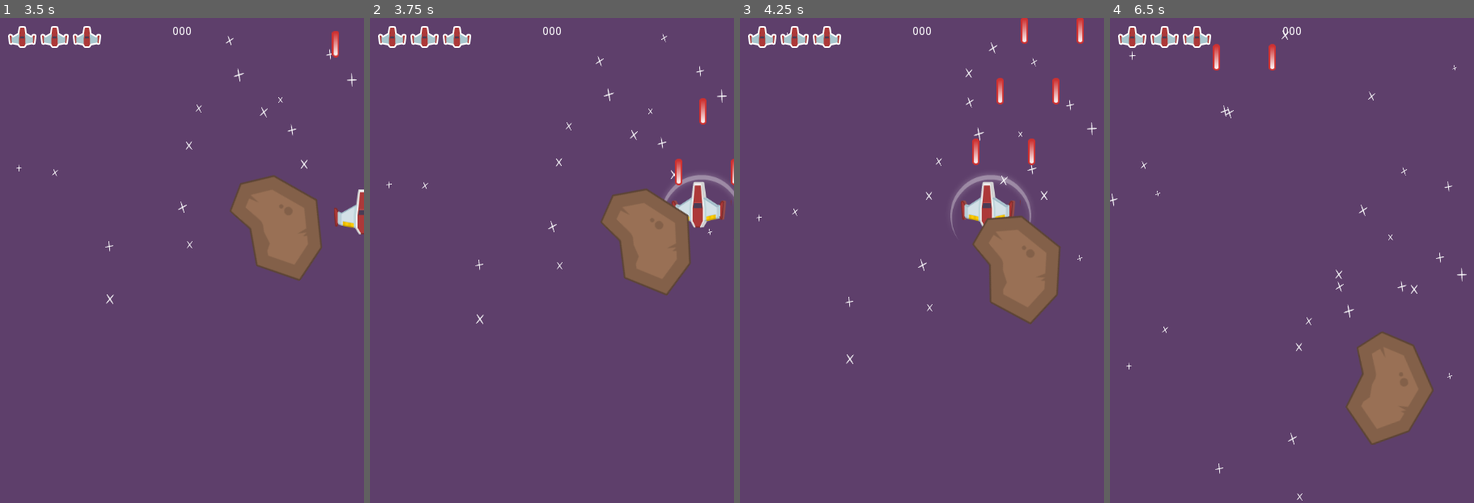
Above: before the commit, frames 1-4 (left to right).
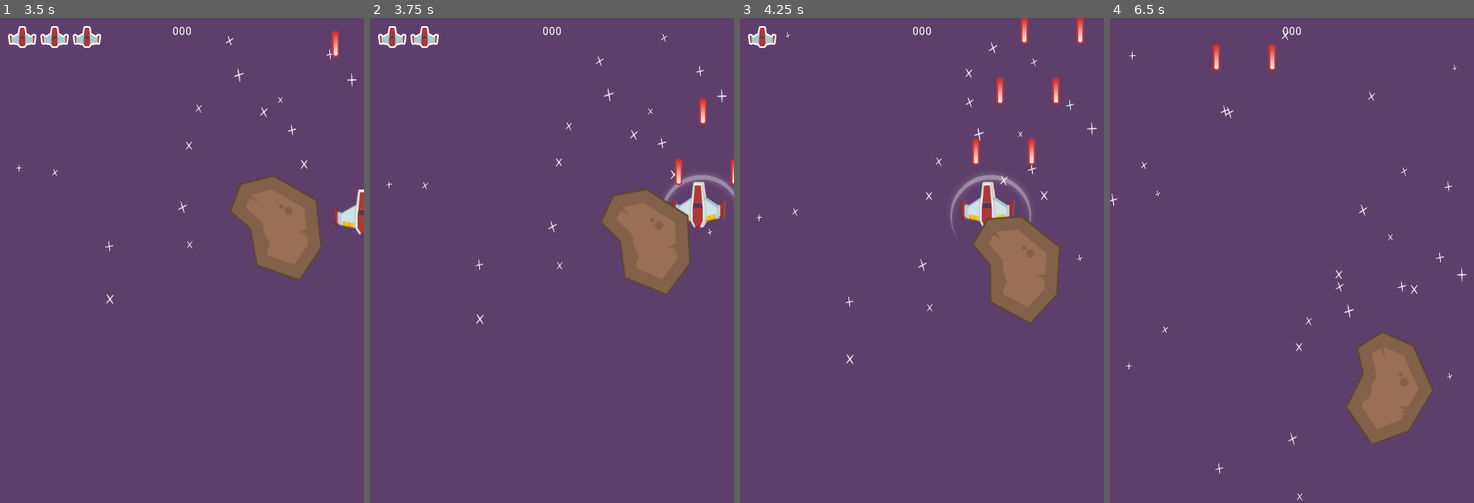
Above: after the commit, the same moments.

Repository: Boyquotes/Bronze-Bison
Game: Godot game, scene res://MainScenes/Gameplay.tscn
Two runs of this game, one before a commit and one after it. Both use one fixed random seed, a clock stepped at 60 frames per second and the inputs below.
Inputs:
- Up to frame 1 (3.5 s): hold D (move_right) 0.53-1.28 s; hold Space (shoot) 0.53-1.28 s; hold S (move_down) 1.28-2.03 s; tap Space (shoot) at 1.35, 2.85 s; hold D (move_right) 2.03-2.78 s; hold Space (shoot) 2.03-2.78 s; hold W (move_up) from 2.78 s (still down)
- Up to frame 2 (3.75 s): release W (move_up) at 3.53 s; hold A (move_left) from 3.53 s (still down); hold Space (shoot) from 3.53 s (still down)
- Up to frame 3 (4.25 s): keep holding A (move_left); keep holding Space (shoot)
- Up to frame 4 (6.5 s): release Space (shoot) at 4.28 s; tap Space (shoot) at 4.35, 5.85 s; release A (move_left) at 5.03 s; hold S (move_down) 5.03-5.78 s; hold Space (shoot) 5.03-5.78 s; hold D (move_right) from 5.78 s (still down)

Frame 1 is identical in both runs. In frame 2, 0.2% of the frame differs, in the area x 20-28%, y 1-7%; in frame 3, 0.4%; in frame 4, 0.7%, in the area x 2-28%, y 1-7%.

Commit message:
player lives, signal

Diff:
--- /dev/null
+++ b/Autoloads/Signals.gd
@@ -0,0 +1,3 @@
+extends Node
+
+signal on_player_life_changed(life)
--- a/HUD/HUD.gd
+++ b/HUD/HUD.gd
@@ -6,6 +6,7 @@
 func _ready():
 	clearLives()
 	setLives(3)
+	Signals.connect("on_player_life_changed", self, "_on_player_life_changed")
 
 func clearLives():
 	for child in lifeContainer.get_children():
@@ -15,3 +16,6 @@
 	clearLives()
 	for i in range(lives):
 		lifeContainer.add_child(pLifeIcon.instance())
+
+func _on_player_life_changed(life: int):
+	setLives(life)
--- a/MainScenes/Gameplay.tscn
+++ b/MainScenes/Gameplay.tscn
@@ -30,10 +30,10 @@
 scale_amount = 0.09
 scale_amount_random = 0.12
 
+[node name="HUD" parent="." instance=ExtResource( 5 )]
+
 [node name="Player" parent="." instance=ExtResource( 1 )]
 position = Vector2( 222, 231 )
 
 [node name="Meteor" parent="." instance=ExtResource( 4 )]
 position = Vector2( 343, 21 )
-
-[node name="HUD" parent="." instance=ExtResource( 5 )]
--- a/Player/Player.gd
+++ b/Player/Player.gd
@@ -16,6 +16,7 @@
 
 func _ready():
 	shieldSprite.visible = false
+	Signals.emit_signal("on_player_life_changed", life)
 
 func _process(delta):
 	# Animate
@@ -61,6 +62,7 @@
 	invincibilityTimer.start(damageInvincibilityTime)
 	shieldSprite.visible = true
 	life -= amount
+	Signals.emit_signal("on_player_life_changed", life)
 	if(life <= 0):
 		queue_free()
 
--- a/project.godot
+++ b/project.godot
@@ -23,6 +23,10 @@
 config/name="Bronze Bison"
 run/main_scene="res://MainScenes/Gameplay.tscn"
 config/icon="res://icon.png"
+
+[autoload]
+
+Signals="*res://Autoloads/Signals.gd"
 
 [display]
 
Binary file changed: instructions.txt
Not shown, changed: youtube.txt
